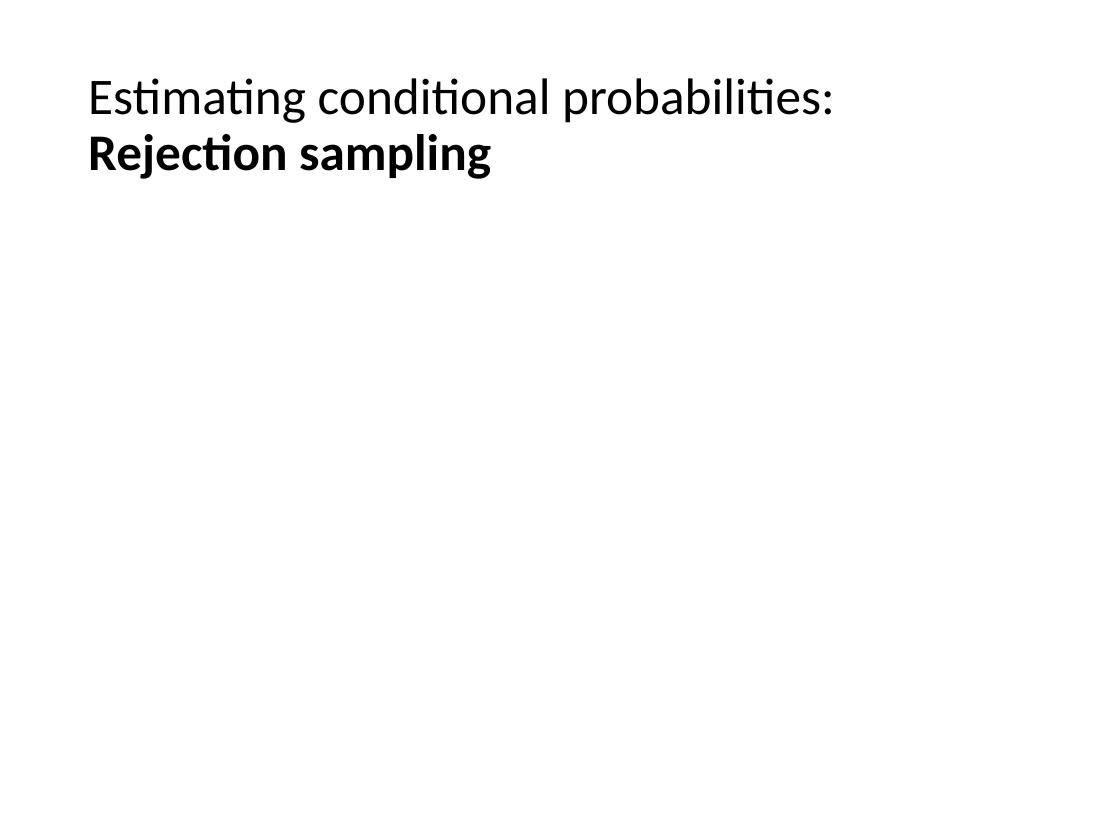
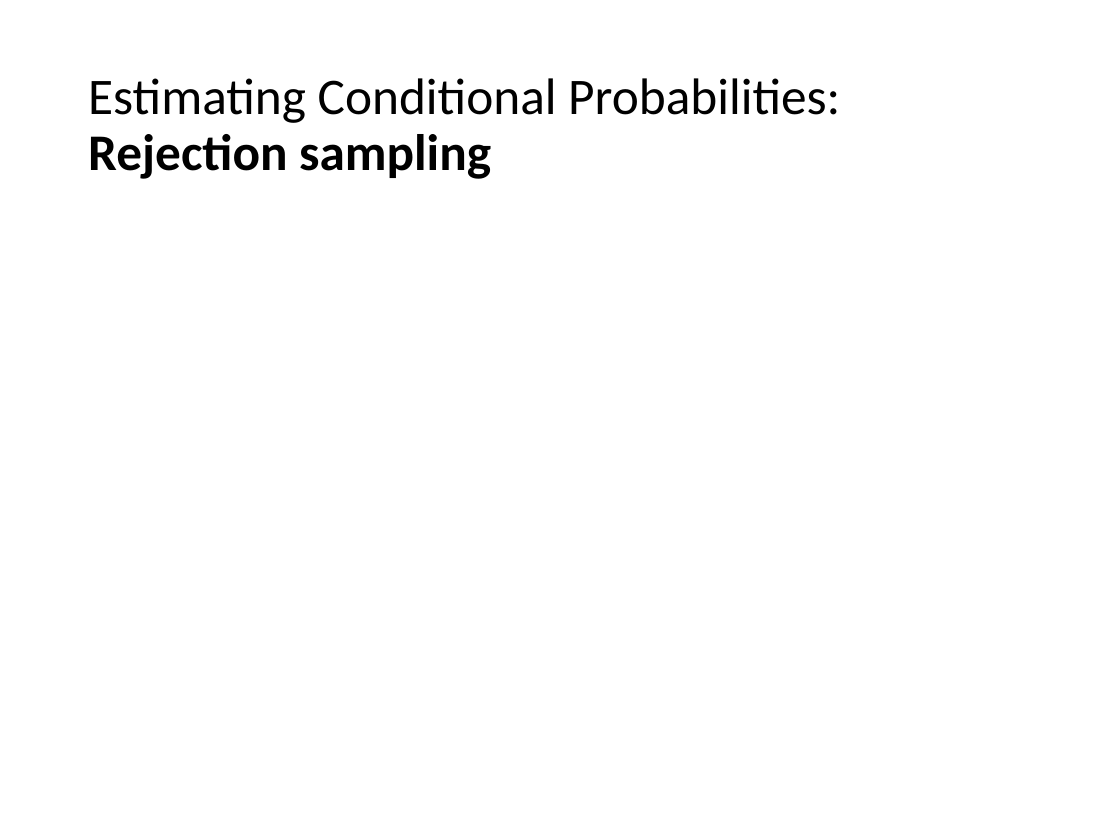
Before and after one commit to mhahsler/CS7320-AI, a slide deck: slide 37 of slides/13_bayes_nets.pptx (slide 34 before the commit). Drawn at 1120x840 pixels with LibreOffice and Linux fonts; fonts in the diff are those of the drawing; grey boxes stand for pictures. Boxes give left, top, right and bottom in pixels: in the first picture for what was removed or moved away, otherwise in the second. Text is boxed around its words. In the diff, an @@ line names an element or a change of style, - is before the commit and + after.

```diff
--- a/slides/13_bayes_nets.pptx
+++ b/slides/13_bayes_nets.pptx
@@ title at <box>88,78,840,179</box>: text changed @@
-Estimating conditional probabilities:
-Rejection sampling
+Estimating Conditional Probabilities:
+Rejection sampling
```
Also in this commit, not shown: 16 other slides changed, 5 slides added, 2 slides removed, 3 other files.
